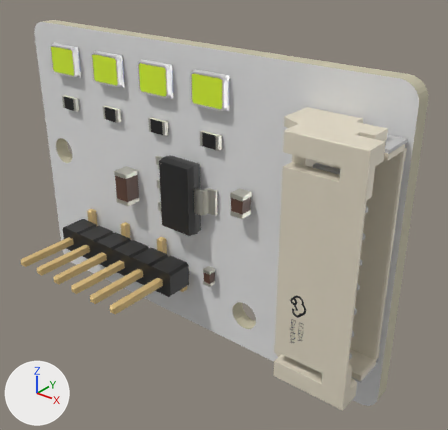
An edit to the glTF model site/assets/pcb/camera-pod.glb, drawn before and after from the same camera.
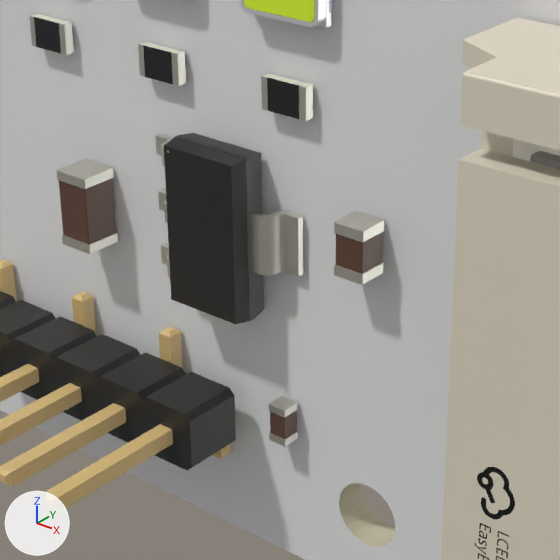
Each version is shown whole from a camera (50 mm lens) standing at (54.4, -39.4, 9.5) and looking at (24.5, -2.0, -13.7), then close up on the part from 20% to 73% of the width and 23% to 78% of the height. Every picture has the same lights, and +X, +Y and +Z are marked at lower left. The older version's two pictures come first. Vertices at exactly the same position are counted once.

Objects in the first close-up: 'board0', 'board2', 'part1', 'part10', 'part11', 'part13', 'part2', 'part3', 'part5', 'part7', 'part8' and 3 more.
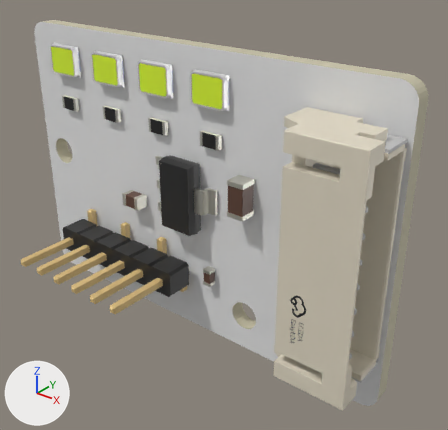
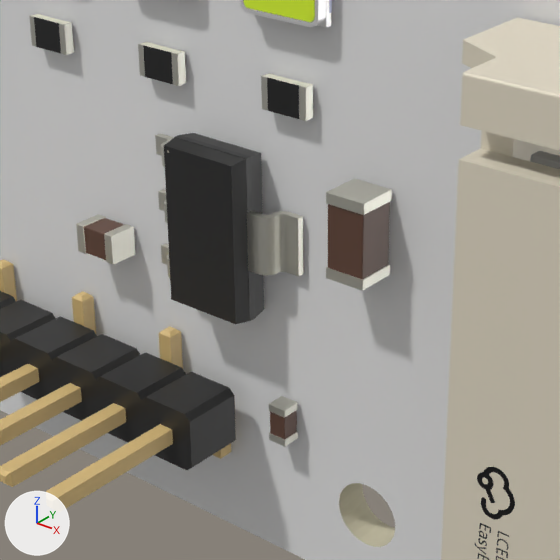
Pixel boxes [x1, y1, x2, y2] of what changed, in the close-ups (560 x 560 px; the box of a moved part takes in the faces that stretch with it):
'part2', reshaped: before [29, 14, 384, 447]; after [29, 14, 392, 447]
'part11', reshaped (9% shorter): before [59, 178, 383, 439]; after [84, 202, 390, 439]
part 1 of me_part2, moved or reshaped: before [56, 159, 114, 189]; after [326, 178, 392, 215]
part 2 of me_part2, moved or reshaped: before [62, 232, 118, 254]; after [104, 224, 135, 265]
part 3 of me_part2, moved or reshaped: before [334, 211, 384, 242]; after [76, 214, 106, 254]
part 4 of me_part2, moved or reshaped: before [334, 262, 384, 285]; after [326, 264, 390, 291]
part 5 of me_part11, moved or reshaped: before [59, 178, 116, 244]; after [328, 202, 390, 279]
part 6 of me_part11, moved or reshaped: before [336, 232, 383, 274]; after [84, 218, 123, 260]

Edits to the bpy script that builds the scene:
```text
Change me_part2:
    used by ob_part2; location = (0.0, 0.0, 0.0)
    remove me_part2.from_pydata(...)  # 1152 vertices, 2044 faces; spans x 4.0..27.1, y -3.2..-1.6, z -21.3..-6.8
    add me_part2.from_pydata(...)  # 1152 vertices, 2044 faces; spans x 4.0..27.4, y -3.2..-1.6, z -21.3..-6.8
    me_part2 part 1: the loose piece of 72 vertices spanning x 12.2..13.8, y -3.2..-1.6, z -12.8..-12.4 is moved by (13.6, 0.0, 2.6)
    me_part2 part 2: the loose piece of 72 vertices spanning x 12.2..13.8, y -3.2..-1.6, z -15.6..-15.2 is turned -90 degrees about the y axis through its middle and scaled by 0.78, then moved by (1.5, 0.2, 0.1)
    me_part2 part 3: the loose piece of 72 vertices spanning x 25.9..27.1, y -2.8..-1.6, z -11.4..-11.0 is turned -90 degrees about the y axis through its middle, then moved by (-13.6, 0.0, -4.1)
    me_part2 part 4: 69 vertices removed from x 25.9..27.1, y -2.8..-1.6, z -13.0..-12.6; 69 vertices added at x 25.8..27.4, y -3.2..-1.6, z -13.0..-12.6
Change me_part11:
    used by ob_part11; location = (0.0, 0.0, 0.0)
    remove me_part11.from_pydata(...)  # 136 vertices, 136 faces; spans x 12.24..27.08, y -3.15..-1.62, z -21.0..-11.4
    add me_part11.from_pydata(...)  # 136 vertices, 136 faces; spans x 13.15..27.36, y -3.15..-1.62, z -21.0..-10.2
    me_part11 part 5: the loose piece of 48 vertices spanning x 12.24..13.76, y -3.15..-1.63, z -15.2..-12.8 is moved by (13.6, 0.0, 2.6)
    me_part11 part 6: the loose piece of 48 vertices spanning x 25.92..27.08, y -2.81..-1.63, z -12.6..-11.4 is turned -90 degrees about the y axis through its middle, then moved by (-12.75, 0.0, -3.3)
```
